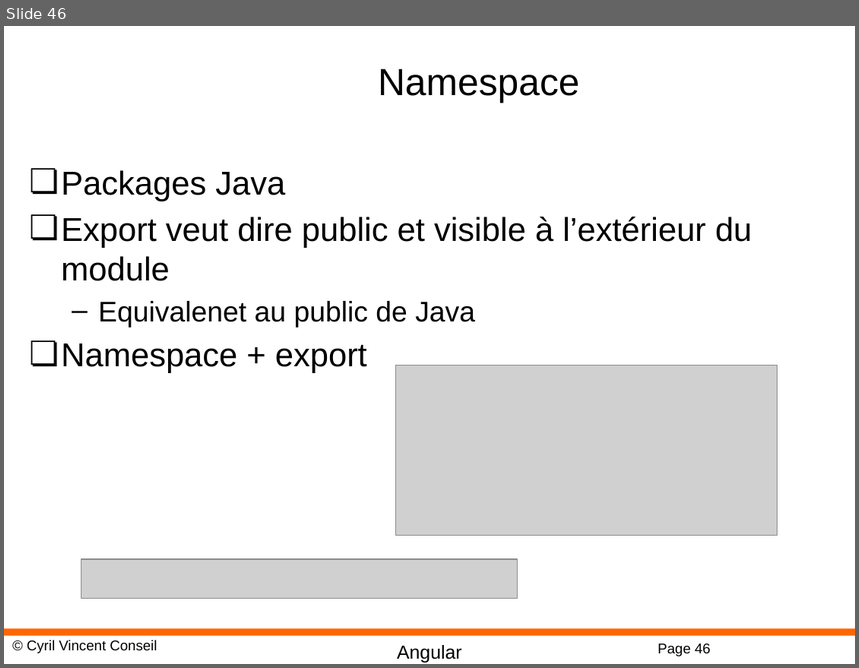
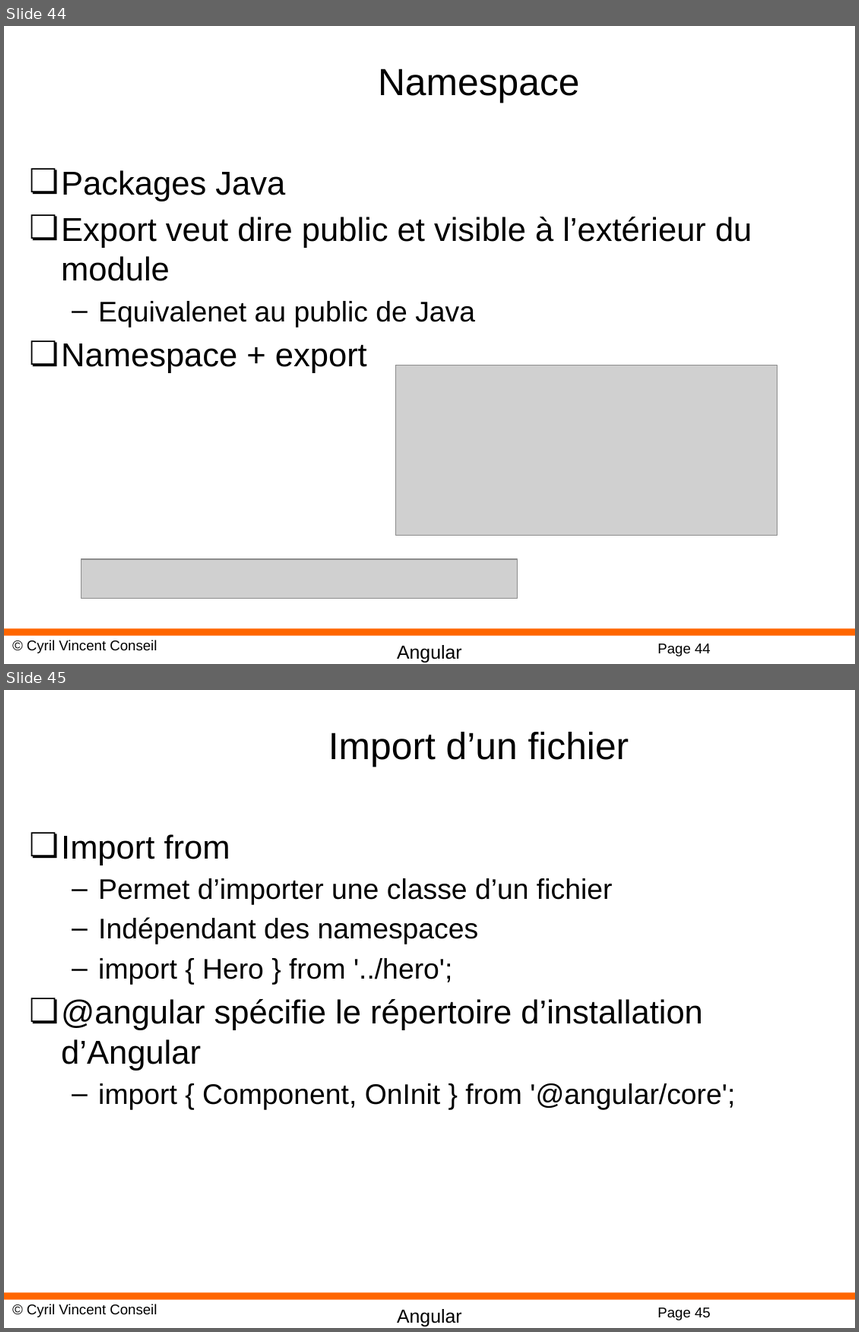
Before and after one commit to cyrilvincent/POE, a slide deck: ppt/angular/Angular09-TSOO.pptx. Shown one above the other, each under a label of ours: slide 46 before the commit, slides 44 and 45 after it. The pictures are 859x668 and 859x1332 pixels, drawn with LibreOffice and Linux fonts; fonts in the diff are those of the drawing; grey boxes stand for pictures; background and template pictures are left out. Boxes give left, top, right and bottom in pixels: in the first picture for what was removed or moved away, otherwise in the second. Text is boxed around its words. In the diff, an @@ line names an element or a change of style, - is before the commit and + after.

Commit message:
Angular PPT 8

```diff
--- a/ppt/angular/Angular09-TSOO.pptx
+++ b/ppt/angular/Angular09-TSOO.pptx
@@ slide 45 added at (x1=4, y1=690, x2=855, y2=1328), background #FFFFFF; not listed: 4 template elements that a slide beside it also shows @@
@@ title added at (x1=329, y1=732, x2=629, y2=767), 32 pt, text #000000 @@
+Import d’un fichier
@@ text added at (x1=61, y1=834, x2=735, y2=1110), 24 pt, text #000000 @@
+❏ Import from
+  – Permet d’importer une classe d’un fichier
+  – Indépendant des namespaces
+  – import { Hero } from '../hero';
+❏ @angular spécifie le répertoire d’installation d’Angular
+  – import { Component, OnInit } from '@angular/core';
@@ what was slide 46 is now slide 44 @@
@@ page number at (x1=658, y1=644, x2=711, y2=657): text changed @@
-Page 46
+Page 44
```
Also in this commit, not shown: 1 slide changed, 2 slides removed, 52 other files.
